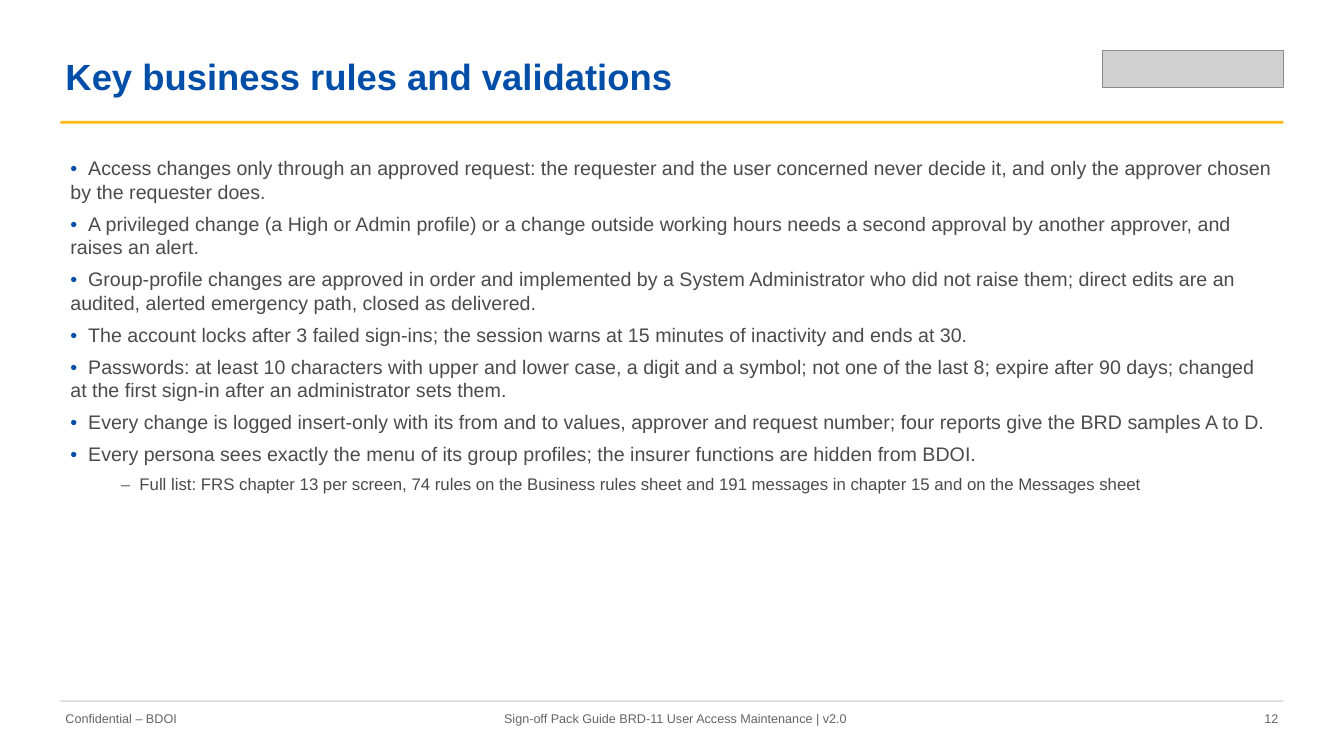
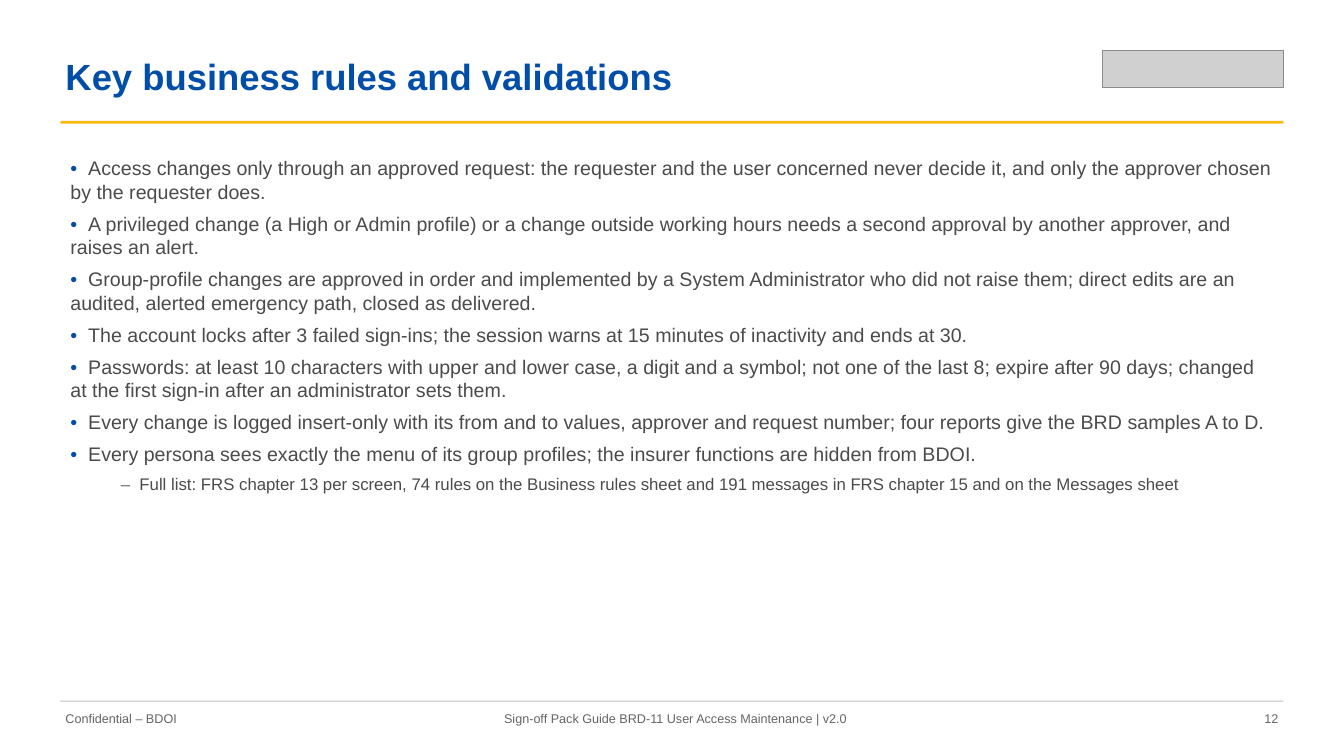
Before and after one commit to IortaTexhNXT-DEV/FinVerse, a slide deck: slide 12 of docs/deliverables/out/Drop-0_Setup_and_Data_Migration/BRD-11_User_Access_Maintenance/01_BIBS_GuideDeck_BRD-11_User_Access_Maintenance_v2.0.pptx. Drawn at 1344x756 pixels with LibreOffice and Linux fonts; fonts in the diff are those of the drawing; grey boxes stand for pictures. Boxes give left, top, right and bottom in pixels: in the first picture for what was removed or moved away, otherwise in the second. Text is boxed around its words. In the diff, an @@ line names an element or a change of style, - is before the commit and + after.

Commit message:
BRD-11 sign-off set v2.0: Customer Service Agent, Supervisor and Management persona menus in the role matrix (FRS, workbook, guide deck)

```diff
--- a/docs/deliverables/out/Drop-0_Setup_and_Data_Migration/BRD-11_User_Access_Maintenance/01_BIBS_GuideDeck_BRD-11_User_Access_Maintenance_v2.0.pptx
+++ b/docs/deliverables/out/Drop-0_Setup_and_Data_Migration/BRD-11_User_Access_Maintenance/01_BIBS_GuideDeck_BRD-11_User_Access_Maintenance_v2.0.pptx
@@ text at bbox=[139, 478, 1179, 494]: text changed @@
-  – Full list: FRS chapter 13 per screen, 74 rules on the Business rules sheet and 191 messages in chapter 15 and on the Messages sheet
+  – Full list: FRS chapter 13 per screen, 74 rules on the Business rules sheet and 191 messages in FRS chapter 15 and on the Messages sheet
```
Also in this commit, not shown: 3 other files.
